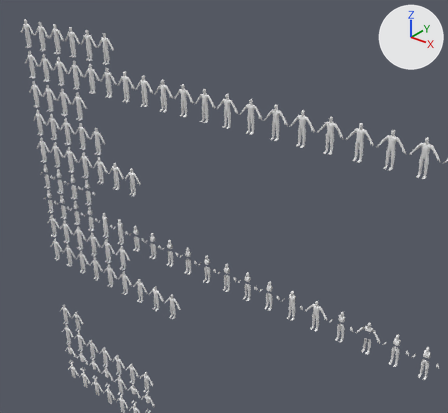
Two versions of the Blender file Attires/Attires_ALL.blend, one commit apart.
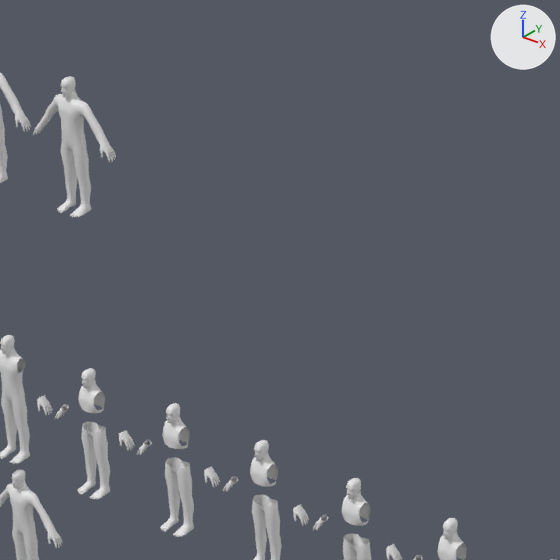
Each version is shown from a 50 mm camera at (35.61, -24.16, 36.35) aimed at (14.59, 2.11, 20.06), then close up on the part from 26% to 51% of the width and 37% to 64% of the height. Arrows for +X, +Y and +Z are at upper right; the lights stay in place. The last two pictures show the newer version.

Names of what the first close-up shows: 'PlayerModel.019', 'PlayerModel.021', 'PlayerModel.022', 'PlayerModel.024', 'PlayerModel.054', 'PlayerModel.108', 'PlayerModel.109', 'PlayerModel.116', 'PlayerModel.117'.
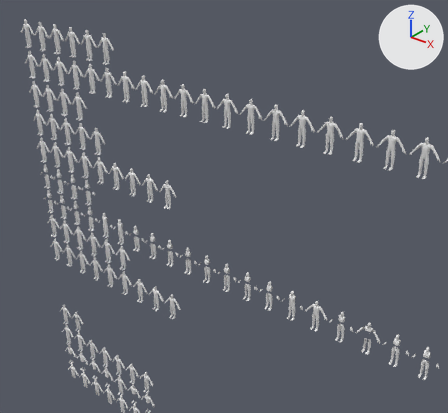
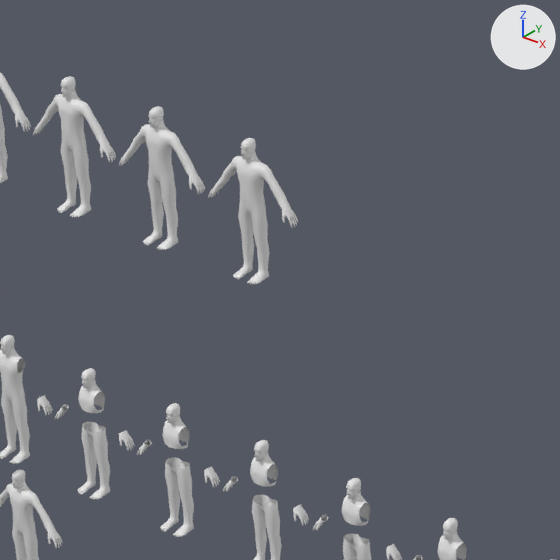
What changed in the scene script:
```text
Add ob_playermodel_127:
    ob_playermodel_127 = bpy.data.objects.new('PlayerModel.127', me_cube_029)
    ob_playermodel_127.location = (12.0, 0.0, 20.0)
    _m = ob_playermodel_127.modifiers.new('Mirror', 'MIRROR')
    _m.use_clip = True
Add ob_playermodel_126:
    ob_playermodel_126 = bpy.data.objects.new('PlayerModel.126', me_cube_029)
    ob_playermodel_126.location = (10.5, 0.0, 20.0)
    _m = ob_playermodel_126.modifiers.new('Mirror', 'MIRROR')
    _m.use_clip = True
```

Location of each change, (x1, y1, x2, y2) in pixels of the close-ups (560 x 560 px):
'PlayerModel.127', added: after (208, 138, 298, 285)
'PlayerModel.126', added: after (119, 106, 205, 250)
